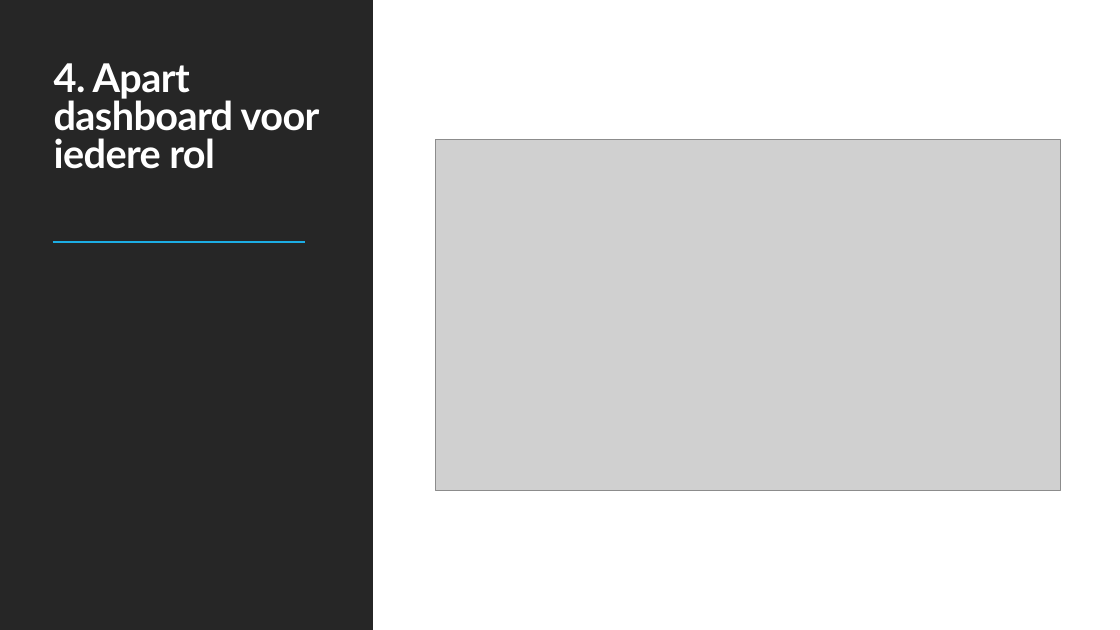
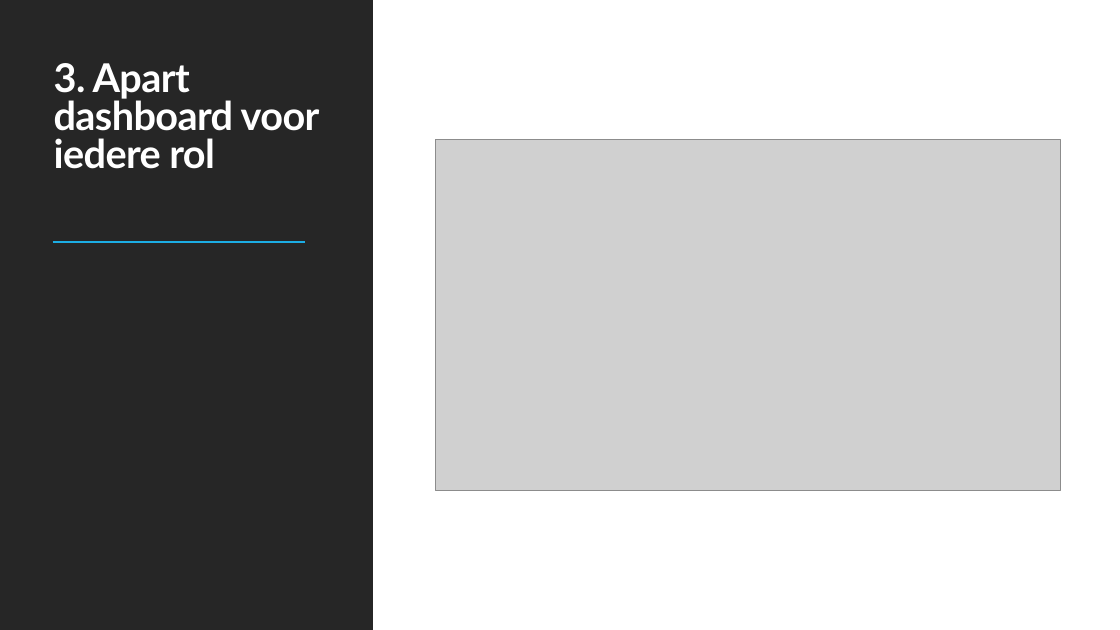
Before and after one commit to DimitriFlorijn/E3-Barroc-Intens, a slide deck: slide 5 of Barroc Intens.pptx (slide 6 before the commit). Drawn at 1120x630 pixels with LibreOffice and Linux fonts; fonts in the diff are those of the drawing; grey boxes stand for pictures. Boxes give left, top, right and bottom in pixels: in the first picture for what was removed or moved away, otherwise in the second. Text is boxed around its words. In the diff, an @@ line names an element or a change of style, - is before the commit and + after.

```diff
--- a/Barroc Intens.pptx
+++ b/Barroc Intens.pptx
@@ title at [54, 63, 320, 169]: text changed @@
-4. Apart dashboard voor iedere rol
+3. Apart dashboard voor iedere rol
```
Also in this commit, not shown: 8 other slides changed.
